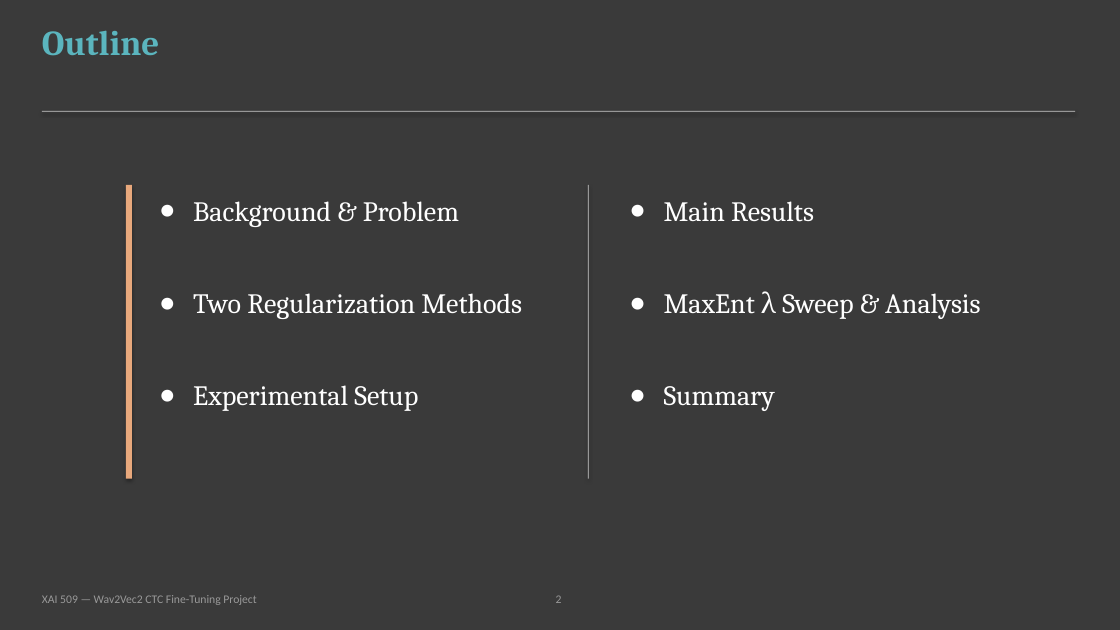
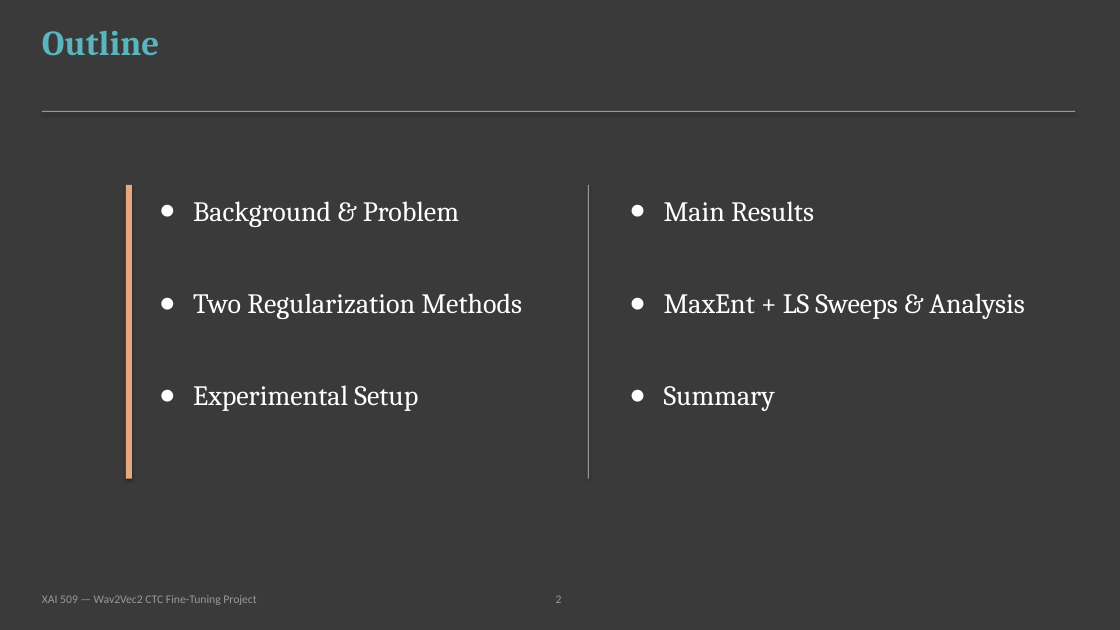
Before and after one commit to dlsw0-0/XAI-509-Course-Project, a slide deck: slide 2 of presentation/presentation.pptx. Drawn at 1120x630 pixels with LibreOffice and Linux fonts; fonts in the diff are those of the drawing. Boxes give left, top, right and bottom in pixels: in the first picture for what was removed or moved away, otherwise in the second. Text is boxed around its words. In the diff, an @@ line names an element or a change of style, - is before the commit and + after.

```diff
--- a/presentation/presentation.pptx
+++ b/presentation/presentation.pptx
@@ text at [664,293,1024,319]: text changed @@
-MaxEnt λ Sweep & Analysis
+MaxEnt + LS Sweeps & Analysis
```
Also in this commit, not shown: 4 other slides changed, 1 slide added, 37 other files.
